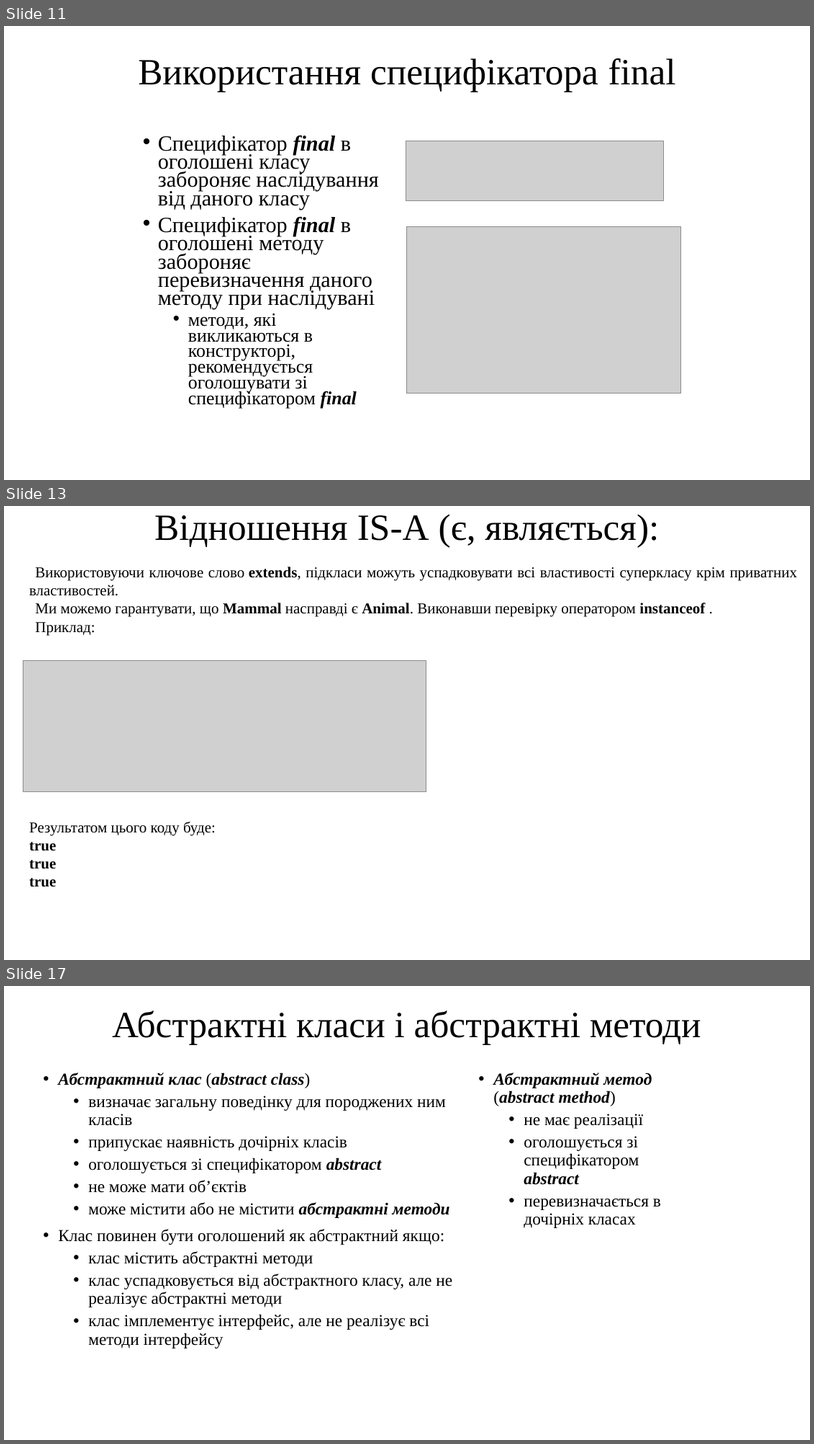
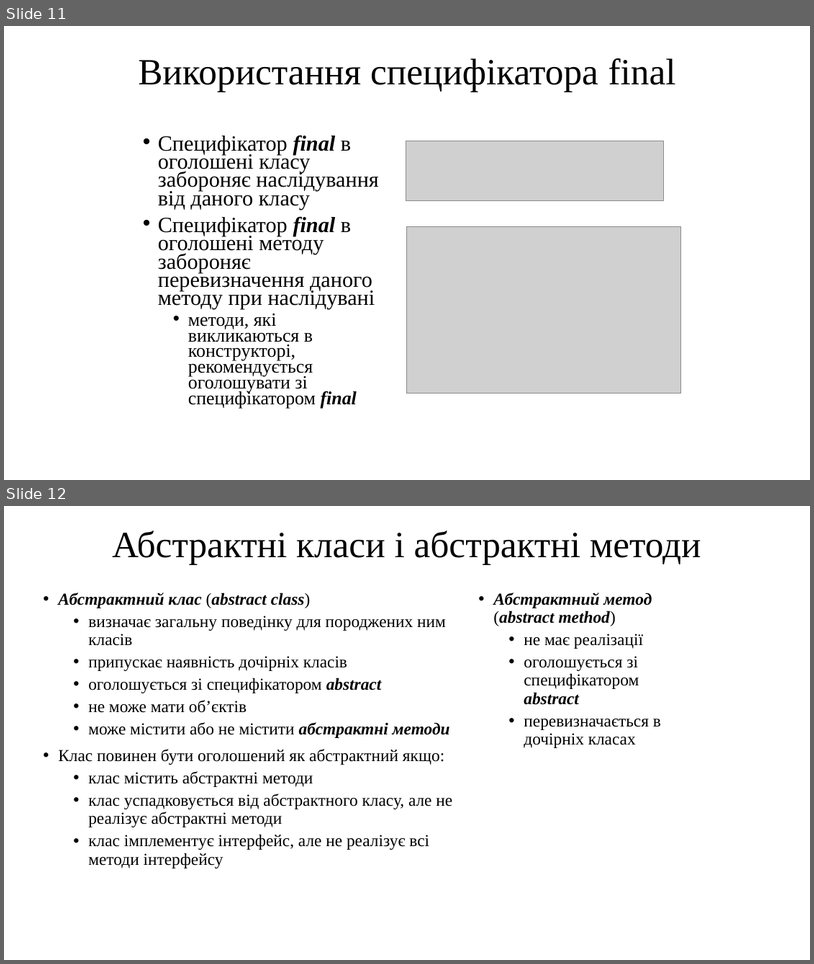
Before and after one commit to arg3ntuum/JavaCourse, a slide deck: Java Урок 11 ООП. Наслідування і абстракні класи.pptx. Shown one above the other, each under a label of ours: slides 11, 13 and 17 before the commit, slides 11 and 12 after it; the slides between them are not shown. The pictures are 814x1444 and 814x964 pixels, drawn with LibreOffice and Linux fonts; fonts in the diff are those of the drawing; grey boxes stand for pictures. Boxes give left, top, right and bottom in pixels: in the first picture for what was removed or moved away, otherwise in the second. Text is boxed around its words. In the diff, an @@ line names an element or a change of style, - is before the commit and + after.

```diff
--- a/Java Урок 11 ООП. Наслідування і абстракні класи.pptx
+++ b/Java Урок 11 ООП. Наслідування і абстракні класи.pptx
@@ slide 13 removed at (x1=4, y1=506, x2=810, y2=960), background #FFFFFF @@
@@ title removed at (x1=154, y1=514, x2=659, y2=548) @@
-Відношення IS-A (є, являється):
@@ text removed at (x1=29, y1=566, x2=797, y2=635) @@
-Використовуючи ключове слово extends, підкласи можуть успадковувати всі властивості суперкласу крім приватних властивостей.
-Ми можемо гарантувати, що Mammal насправді є Animal. Виконавши перевірку оператором instanceof .
-Приклад:
@@ picture removed at (x1=23, y1=661, x2=427, y2=792) @@
@@ text removed at (x1=29, y1=821, x2=216, y2=887) @@
-Результатом цього коду буде:
-true
-true
-true
@@ what was slide 17 is now slide 12 @@
```
Also in this commit, not shown: 4 other slides removed, 1 other file.
